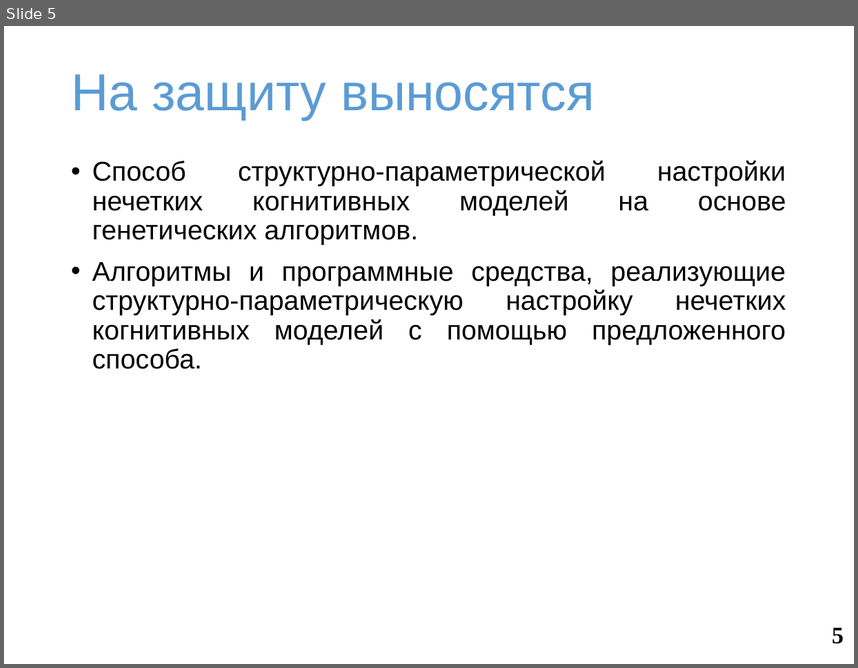
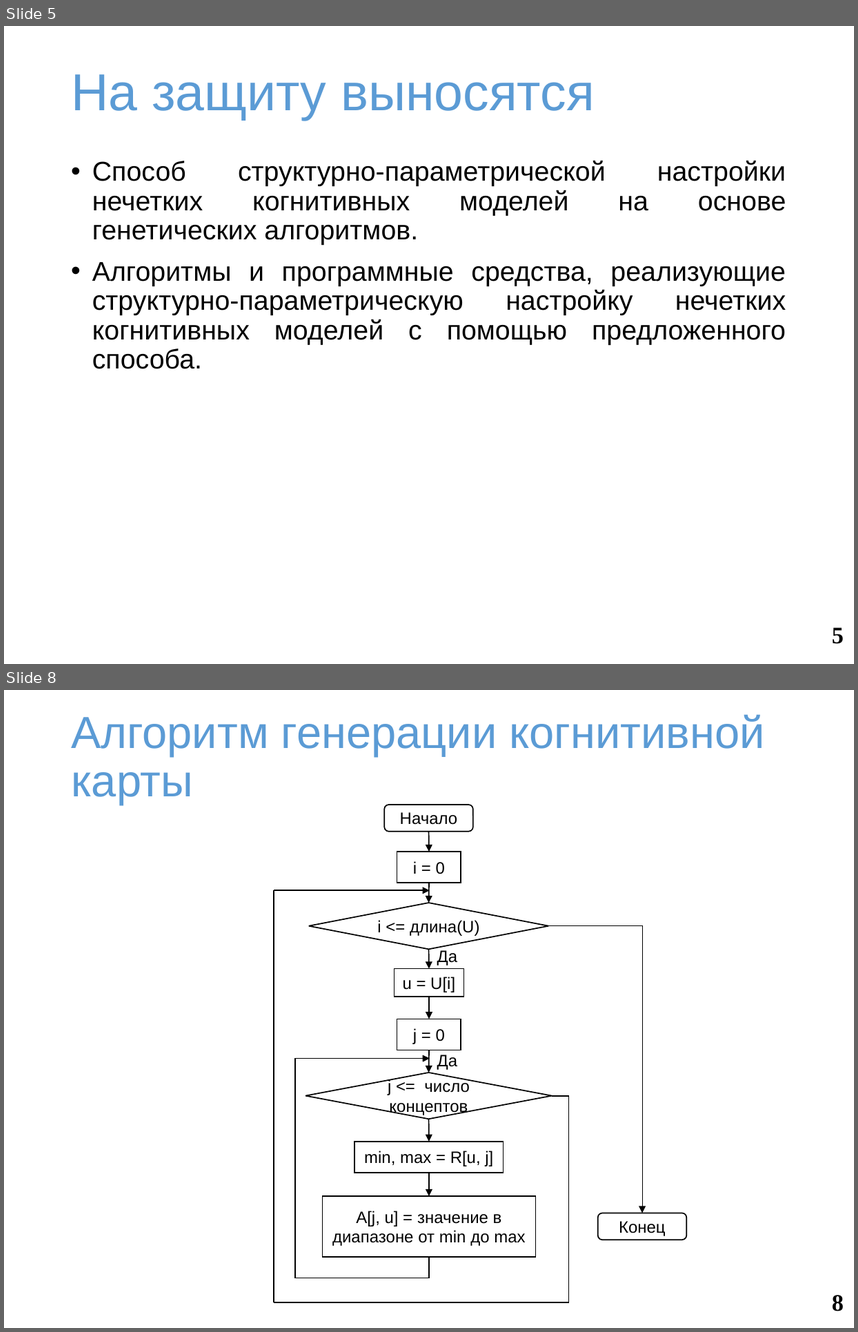
Before and after one commit to SquakR/fuzzy_cognitive_model, a slide deck: docs/presentation.pptx. Shown one above the other, each under a label of ours: slide 5 before the commit, slides 5 and 8 after it; the slides between them are not shown. The pictures are 858x668 and 858x1332 pixels, drawn with LibreOffice and Linux fonts; fonts in the diff are those of the drawing; background and template pictures are left out. Boxes give left, top, right and bottom in pixels: in the first picture for what was removed or moved away, otherwise in the second. Text is boxed around its words. In the diff, an @@ line names an element or a change of style, - is before the commit and + after.

```diff
--- a/docs/presentation.pptx
+++ b/docs/presentation.pptx
@@ slide 8 added at [4,690,854,1328], background #FFFFFF @@
@@ title added at [71,714,764,805], 38 pt, text #5B9BD5 @@
+Алгоритм генерации когнитивной карты
@@ rounded rectangle added at [384,805,473,831], fill #FFFFFF, outline #000000 1 pt, 14 pt, text #000000 @@
+Начало
@@ arrow added from (429, 831) to (429, 851), #000000 1 pt @@
@@ rectangle added at [397,851,461,883], fill #FFFFFF, outline #000000 1 pt, 14 pt, text #000000 @@
+i = 0
@@ line added from (274, 1302) to (274, 891), #000000 1 pt @@
@@ arrow added from (274, 891) to (430, 891), #000000 1 pt @@
@@ arrow added from (429, 883) to (429, 903), #000000 1 pt @@
@@ diamond added at [309,903,549,949], fill #FFFFFF, outline #000000 1 pt, 14 pt, text #000000 @@
+i <= длина(U)
@@ elbow arrow added from (549, 925) to (642, 1213), #000000 0.5 pt @@
@@ arrow added from (429, 949) to (429, 969), #000000 1 pt @@
@@ text added at [437,950,458,965], 14 pt, text #000000 @@
+Да
@@ rectangle added at [394,969,464,997], fill #FFFFFF, outline #000000 1 pt, 14 pt, text #000000 @@
+u = U[i]
@@ arrow added from (429, 996) to (429, 1019), #000000 1 pt @@
@@ rectangle added at [397,1019,461,1050], fill #FFFFFF, outline #000000 1 pt, 14 pt, text #000000 @@
+j = 0
@@ elbow arrow added from (429, 1256) to (430, 1058), #000000 1 pt @@
@@ arrow added from (429, 1049) to (429, 1072), #000000 1 pt @@
@@ text added at [437,1054,458,1069], 14 pt, text #000000 @@
+Да
@@ diamond added at [306,1072,553,1119], fill #FFFFFF, outline #000000 1 pt, 14 pt, text #000000 @@
+j <= число концептов
@@ line added from (553, 1096) to (568, 1096), #000000 1 pt @@
@@ line added from (568, 1096) to (568, 1302), #000000 1 pt @@
@@ arrow added from (429, 1118) to (429, 1141), #000000 1 pt @@
@@ rectangle added at [355,1141,504,1173], fill #FFFFFF, outline #000000 1 pt, 14 pt, text #000000 @@
+min, max = R[u, j]
@@ arrow added from (429, 1172) to (429, 1196), #000000 1 pt @@
@@ rectangle added at [323,1196,536,1256], fill #FFFFFF, outline #000000 1 pt, 14 pt, text #000000 @@
+A[j, u] = значение в диапазоне от min до max
@@ rounded rectangle added at [598,1213,686,1239], fill #FFFFFF, outline #000000 1 pt, 14 pt, text #000000 @@
+Конец
@@ line added from (568, 1302) to (274, 1302), #000000 1 pt @@
@@ page number added at [832,1294,844,1311], 20 pt, text #000000, bold @@
+8
```
Also in this commit, not shown: 3 slides changed, 1 other slide added.
